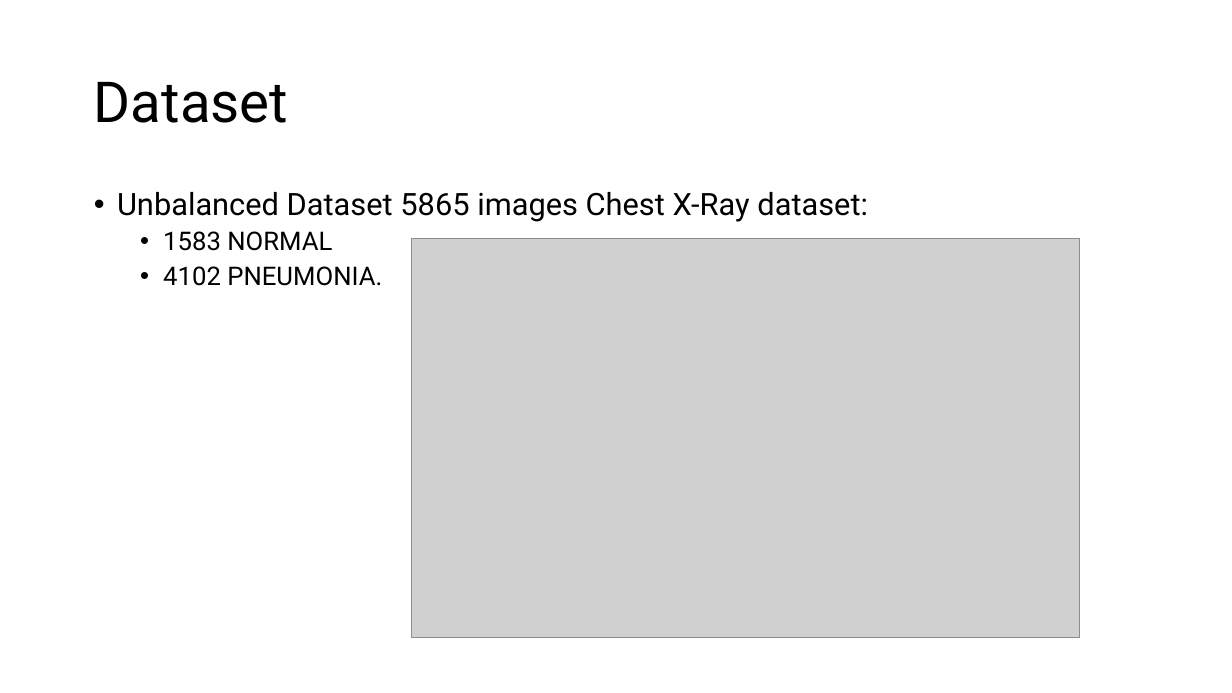
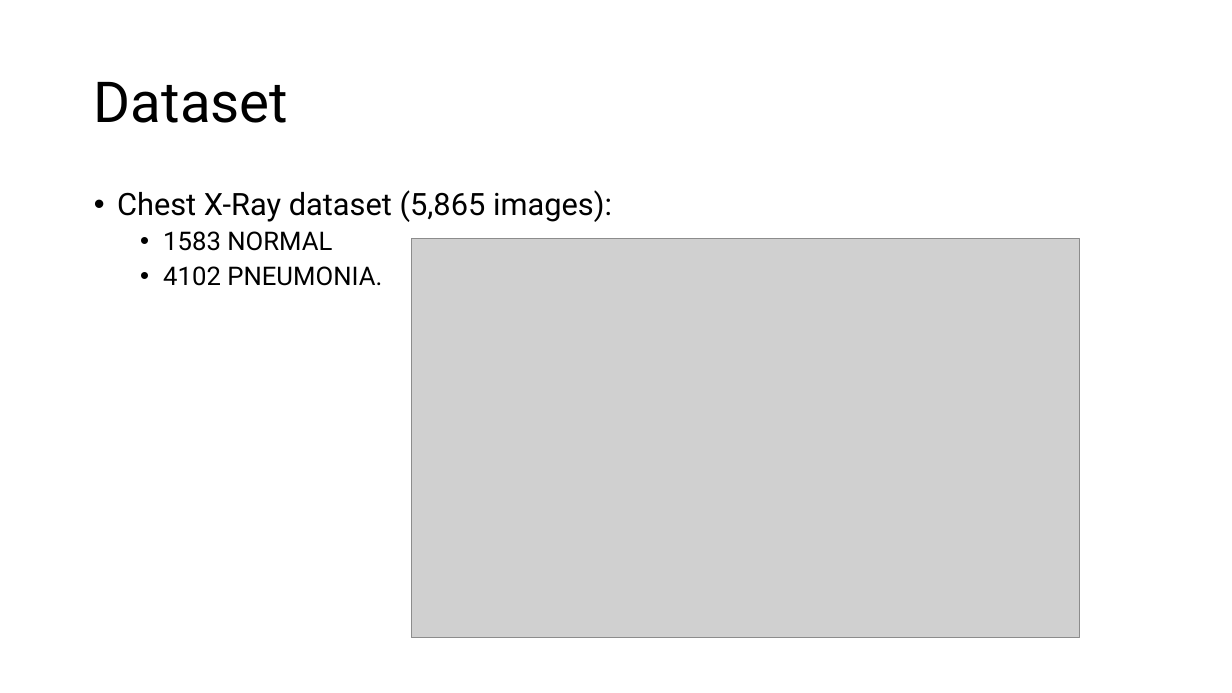
Before and after one commit to ma3ti/Swin-transformer-ChestXray, a slide deck: slide 15 of Swin.pptx (slide 14 before the commit). Drawn at 1232x693 pixels with LibreOffice and Linux fonts; fonts in the diff are those of the drawing; grey boxes stand for pictures. Boxes give left, top, right and bottom in pixels: in the first picture for what was removed or moved away, otherwise in the second. Text is boxed around its words. In the diff, an @@ line names an element or a change of style, - is before the commit and + after.

```diff
--- a/Swin.pptx
+++ b/Swin.pptx
@@ text at (117,190,612,222): text changed @@
-• Unbalanced Dataset 5865 images Chest X-Ray dataset:
+• Chest X-Ray dataset (5,865 images):
```
Also in this commit, not shown: 7 other slides changed, 3 slides added, 3 slides removed, 1 other file.
